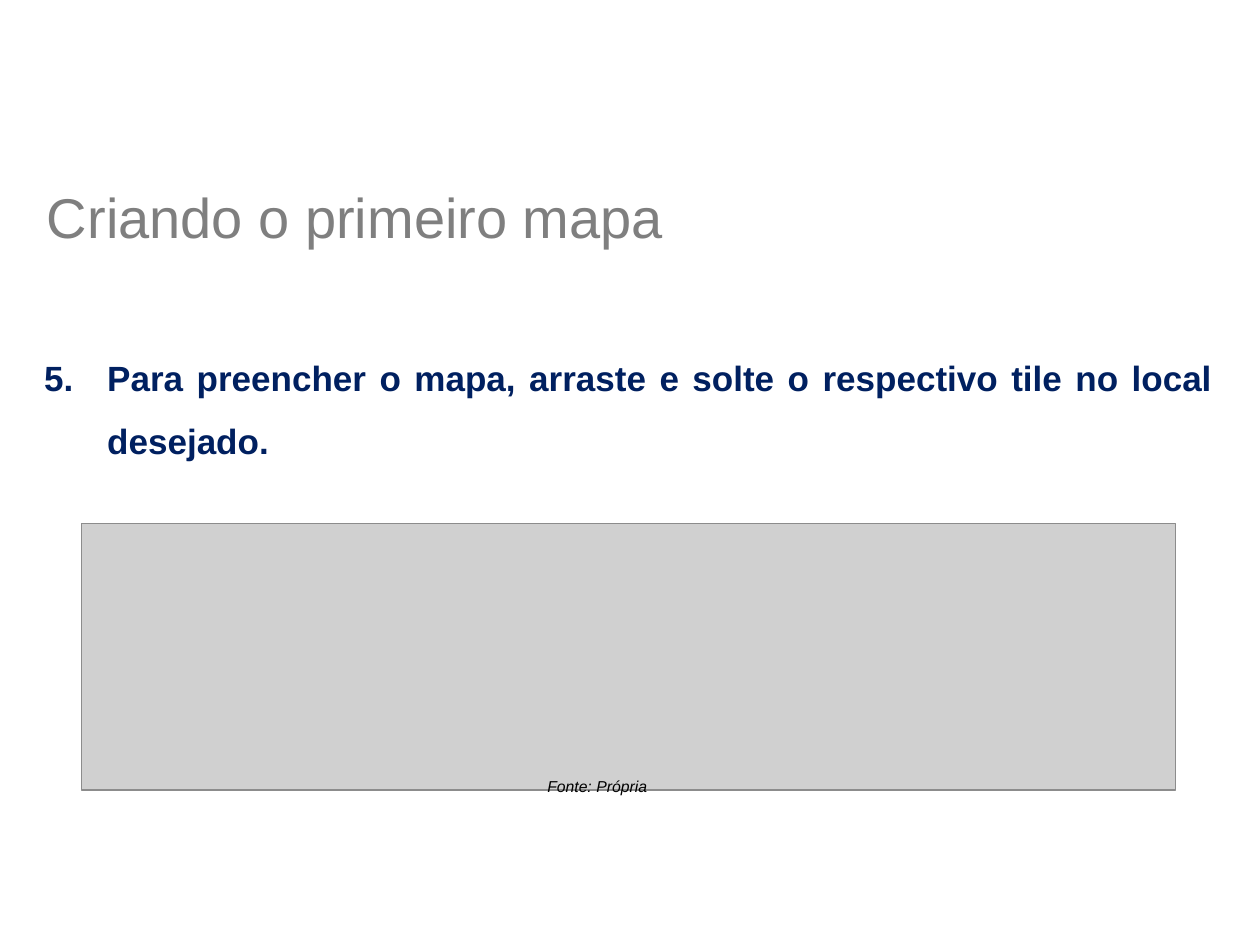
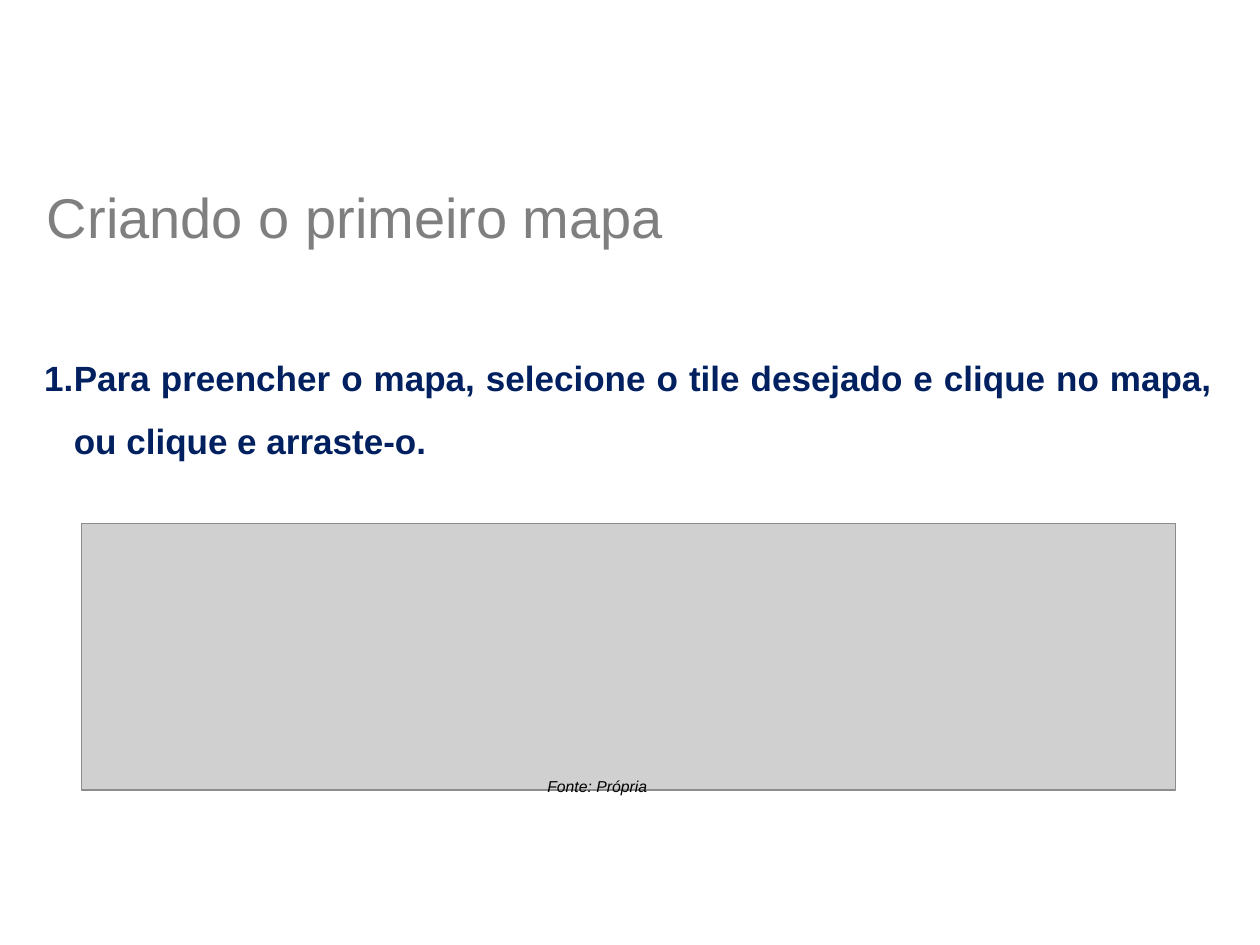
Before and after one commit to jucimarjr/html5games, a slide deck: slide 14 of phaser/tutorial - Tiled Map/Aula TiledMap.pptx. Drawn at 1260x945 pixels with LibreOffice and Linux fonts; fonts in the diff are those of the drawing; grey boxes stand for pictures; background and template pictures are left out. Boxes give left, top, right and bottom in pixels: in the first picture for what was removed or moved away, otherwise in the second. Text is boxed around its words. In the diff, an @@ line names an element or a change of style, - is before the commit and + after.

```diff
--- a/phaser/tutorial - Tiled Map/Aula TiledMap.pptx
+++ b/phaser/tutorial - Tiled Map/Aula TiledMap.pptx
@@ text at <box>44,365,1211,461</box>: text changed @@
-5. Para preencher o mapa, arraste e solte o respectivo tile no local desejado.
+1. Para preencher o mapa, selecione o tile desejado e clique no mapa, ou clique e arraste-o.
```
Also in this commit, not shown: 26 other slides changed, 1 other file.
